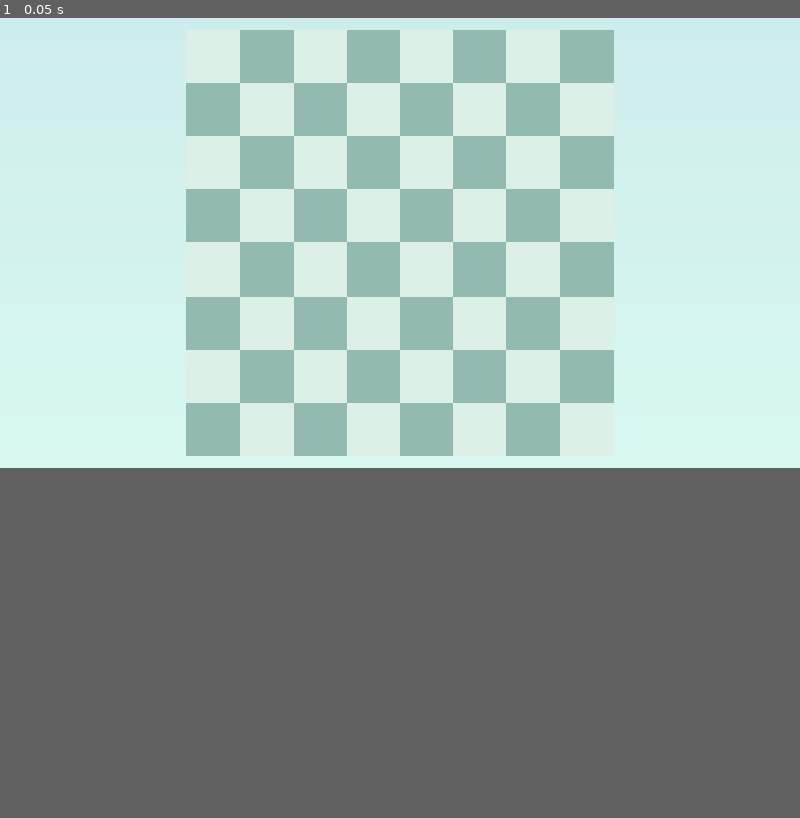
Above: before the commit, frame 1.
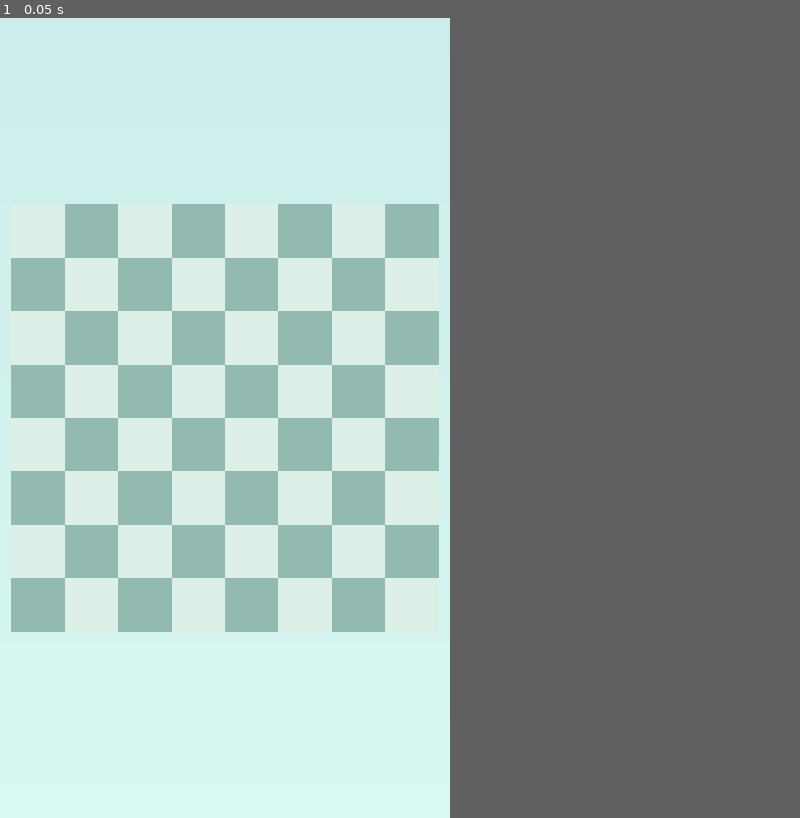
Above: after the commit, the same moment.

Repository: tiago-xavier-braga/HeWhoLosesWins
Game: Godot game, scene res://scenes/levels/lvl_game.tscn
Two runs of this game, one before a commit and one after it. Both use one fixed random seed, a clock stepped at 60 frames per second and the inputs below. Before the commit the project has no main scene; this scene is started directly in both runs.
Inputs:
- Up to frame 1 (0.05 s): no input
The window is 800x450 before the commit and 450x800 after it. Grey fills any space a smaller window leaves; there, only what the larger window draws over its background counts as a difference.

The runs differ from the first frame. In frame 1, 36% of the frame differs, in the area x 1-100%, y 0-77%.

Commit message:
chore: set main scene and base viewport size

Diff:
--- a/project.godot
+++ b/project.godot
@@ -11,11 +11,14 @@
 [application]
 
 config/name="He Who Loses Wins"
+run/main_scene="uid://c8dcwywc2s1bx"
 config/features=PackedStringArray("4.7", "GL Compatibility")
 config/icon="res://icon.svg"
 
 [display]
 
+window/size/viewport_width=720
+window/size/viewport_height=1280
 window/stretch/mode="canvas_items"
 window/stretch/aspect="expand"
 
